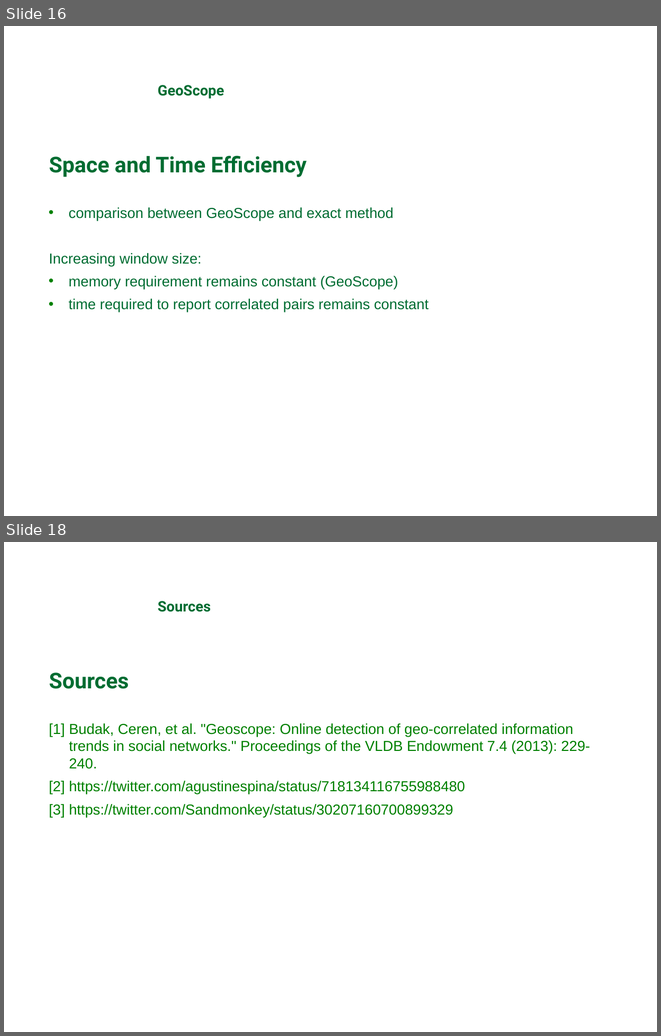
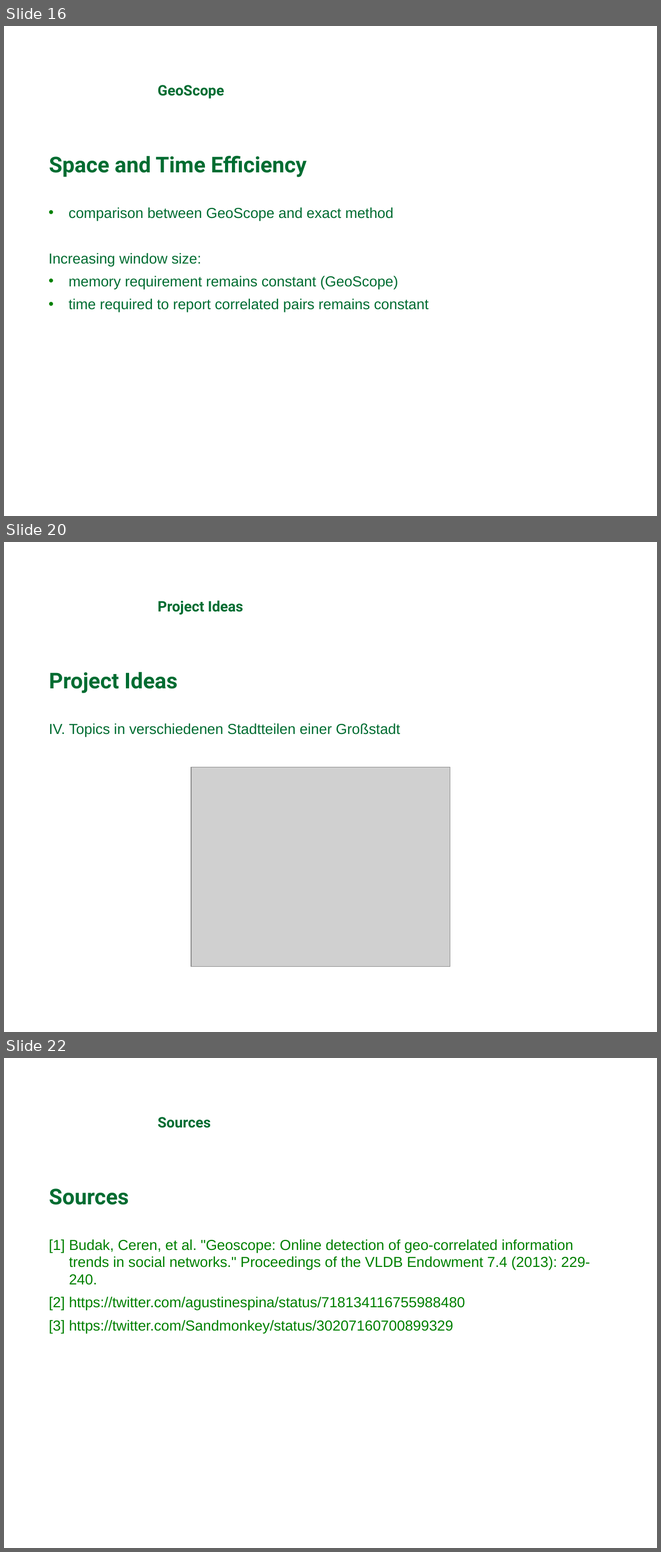
Before and after one commit to michaelprummer/datascience, a slide deck: GeoScope/DataScience1.ppt. Shown one above the other, each under a label of ours: slides 16 and 18 before the commit, slides 16, 20 and 22 after it; the slides between them are not shown. The pictures are 661x1036 and 661x1552 pixels, drawn with LibreOffice and Linux fonts; fonts in the diff are those of the drawing; grey boxes stand for pictures; background and template pictures are left out. Boxes give left, top, right and bottom in pixels: in the first picture for what was removed or moved away, otherwise in the second. Text is boxed around its words. In the diff, an @@ line names an element or a change of style, - is before the commit and + after.

Commit message:
visualization of ideas

```diff
--- a/GeoScope/DataScience1.ppt
+++ b/GeoScope/DataScience1.ppt
@@ slide 20 added at <box>4,542,657,1032</box>, background picture (left out) @@
@@ text added at <box>158,600,244,615</box>, 16 pt, text #006C31, bold @@
+Project Ideas
@@ text added at <box>49,672,177,693</box>, 24 pt, text #006C31, bold @@
+Project Ideas
@@ text added at <box>49,723,400,737</box>, 16 pt, text #006C31 @@
+IV. Topics in verschiedenen Stadtteilen einer Großstadt
@@ picture added at <box>192,767,451,967</box> @@
@@ what was slide 18 is now slide 22 @@
```
Also in this commit, not shown: 1 slide changed, 3 other slides added.
